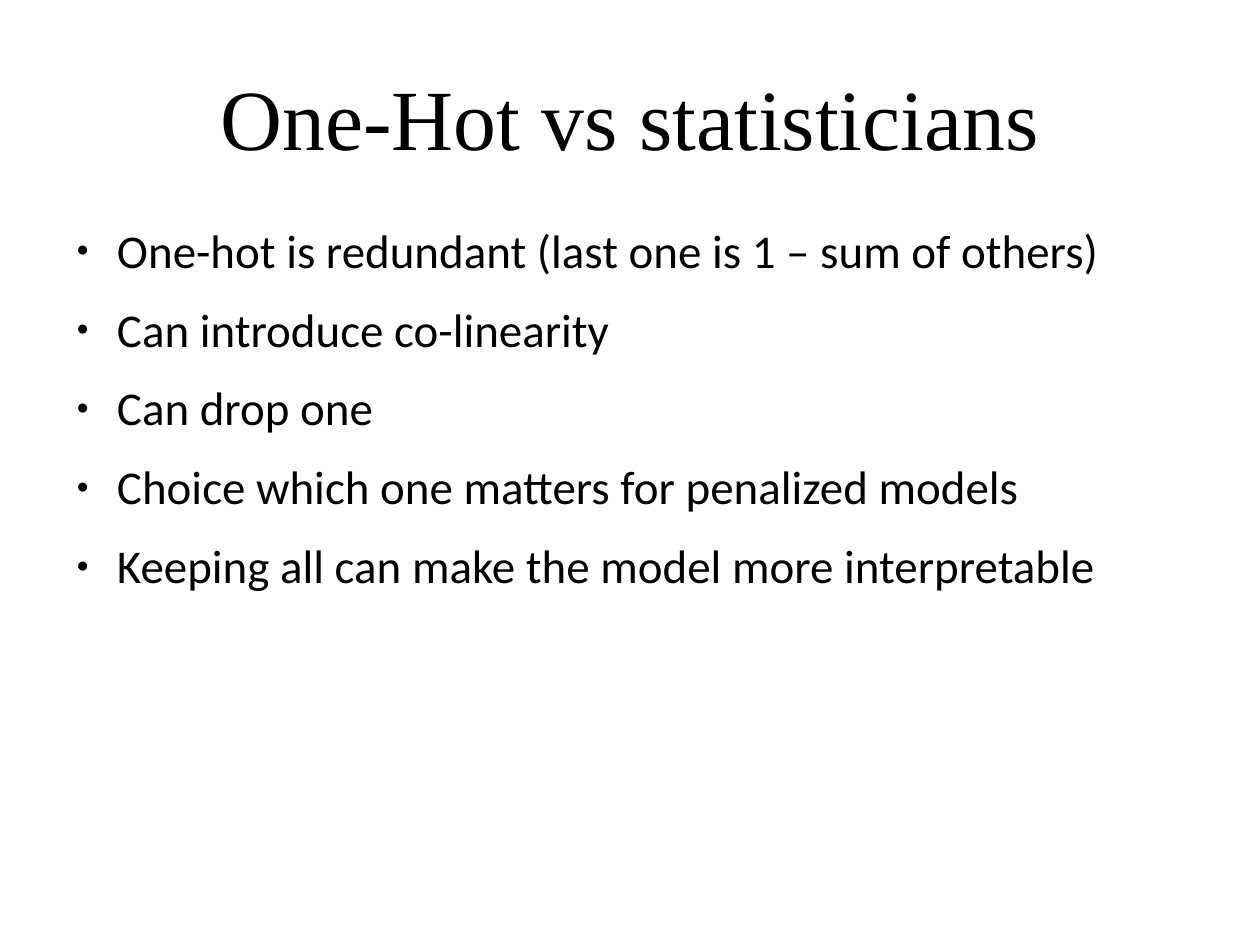
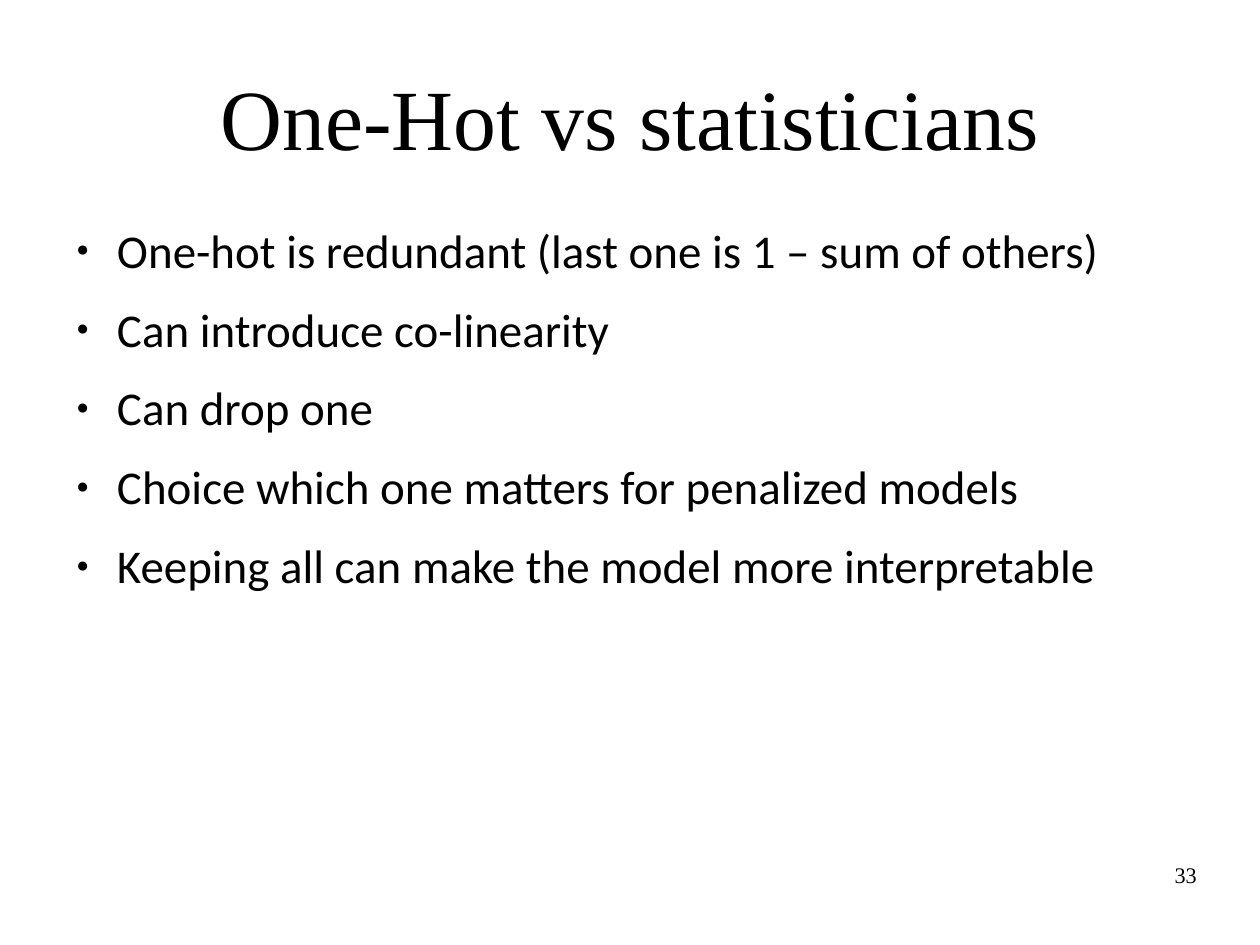
Before and after one commit to amueller/applied_ml_spring_2017, a slide deck: slide 33 of slides/aml-07-020817.odp (slide 32 before the commit). Drawn at 1260x945 pixels with LibreOffice and Linux fonts; fonts in the diff are those of the drawing. Boxes give left, top, right and bottom in pixels: in the first picture for what was removed or moved away, otherwise in the second. Text is boxed around its words. In the diff, an @@ line names an element or a change of style, - is before the commit and + after.

```diff
--- a/slides/aml-07-020817.odp
+++ b/slides/aml-07-020817.odp
@@ page number added at [1175, 868, 1197, 884], 14 pt, text #000000 @@
+33
```
Also in this commit, not shown: 42 other slides changed, 4 slides added, 3 slides removed, 1 other file.
